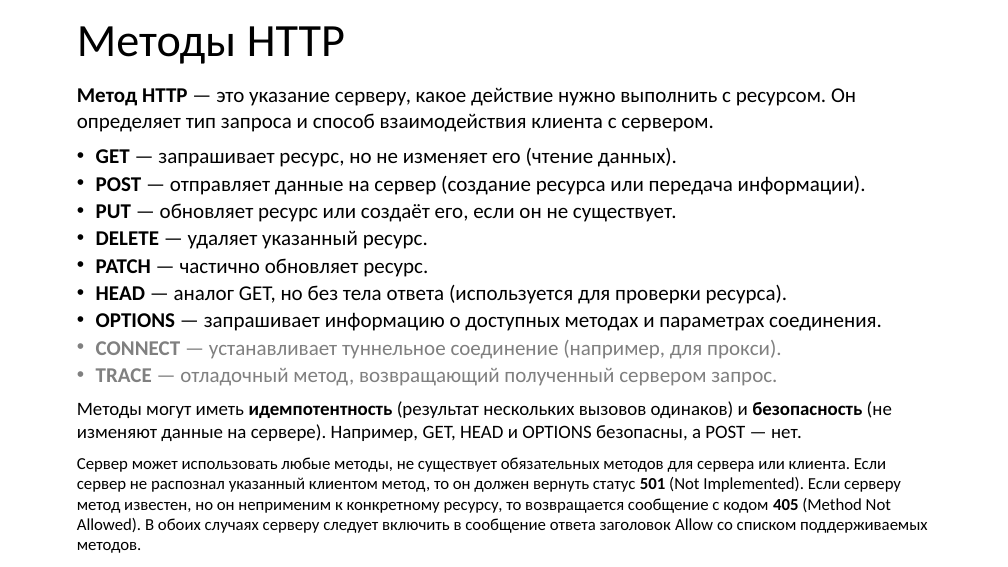
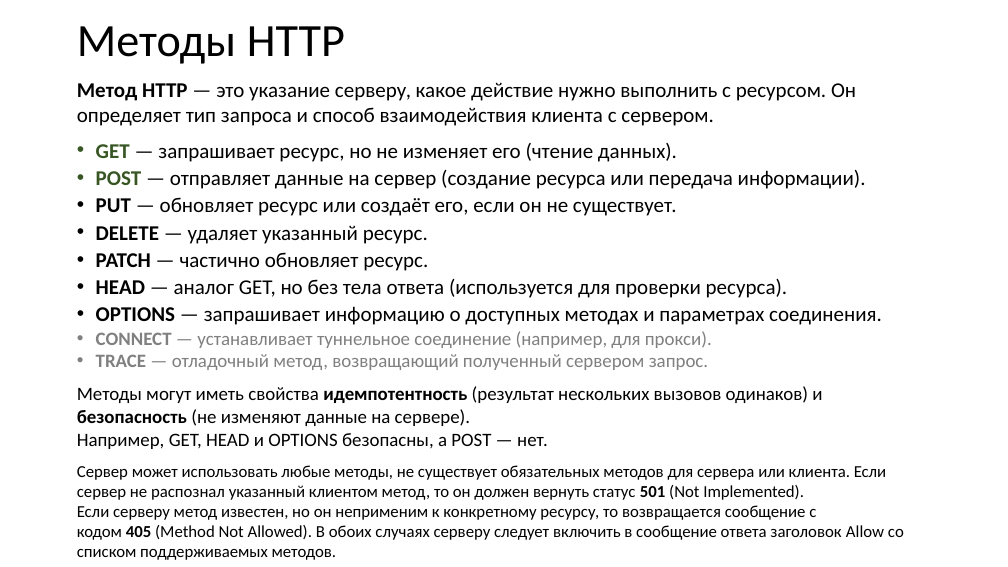
Before and after one commit to xtrueman/network_programming, a slide deck: slide 7 of HTTP-proto.pptx (slide 6 before the commit). Drawn at 1008x567 pixels with LibreOffice and Linux fonts; fonts in the diff are those of the drawing. Boxes give left, top, right and bottom in pixels: in the first picture for what was removed or moved away, otherwise in the second. Text is boxed around its words. In the diff, an @@ line names an element or a change of style, - is before the commit and + after.

Commit message:
HTTP

```diff
--- a/HTTP-proto.pptx
+++ b/HTTP-proto.pptx
@@ text at [96, 143, 866, 370]: text colour #000000 to #385723 in "GET", "POST"; size 20 to 18 pt in "CONNECT — устанавливает туннельное соединение (например, для ...", "TRACE — отладочный метод, возвращающий полученный сервером ..."; less space between paragraphs @@
@@ text at [77, 386, 822, 449]: text changed @@
-Методы могут иметь идемпотентность (результат нескольких вызовов одинаков) и безопасность (не изменяют данные на сервере). Например, GET, HEAD и OPTIONS безопасны, а POST — нет.
+Методы могут иметь свойства идемпотентность (результат нескольких вызовов одинаков) и безопасность (не изменяют данные на сервере).
+Например, GET, HEAD и OPTIONS безопасны, а POST — нет.
```
Also in this commit, not shown: 28 other slides changed, 3 slides added, 1 other file.
